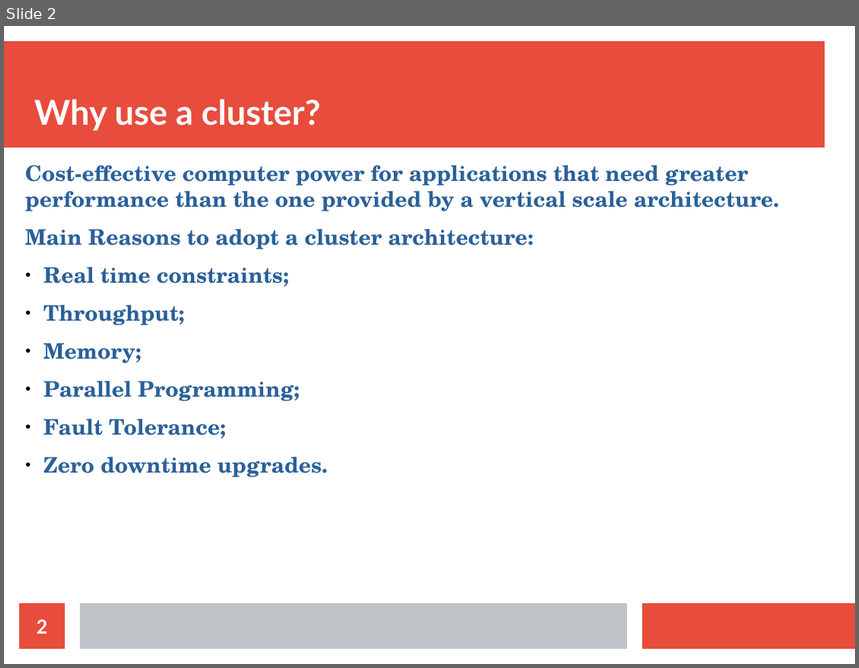
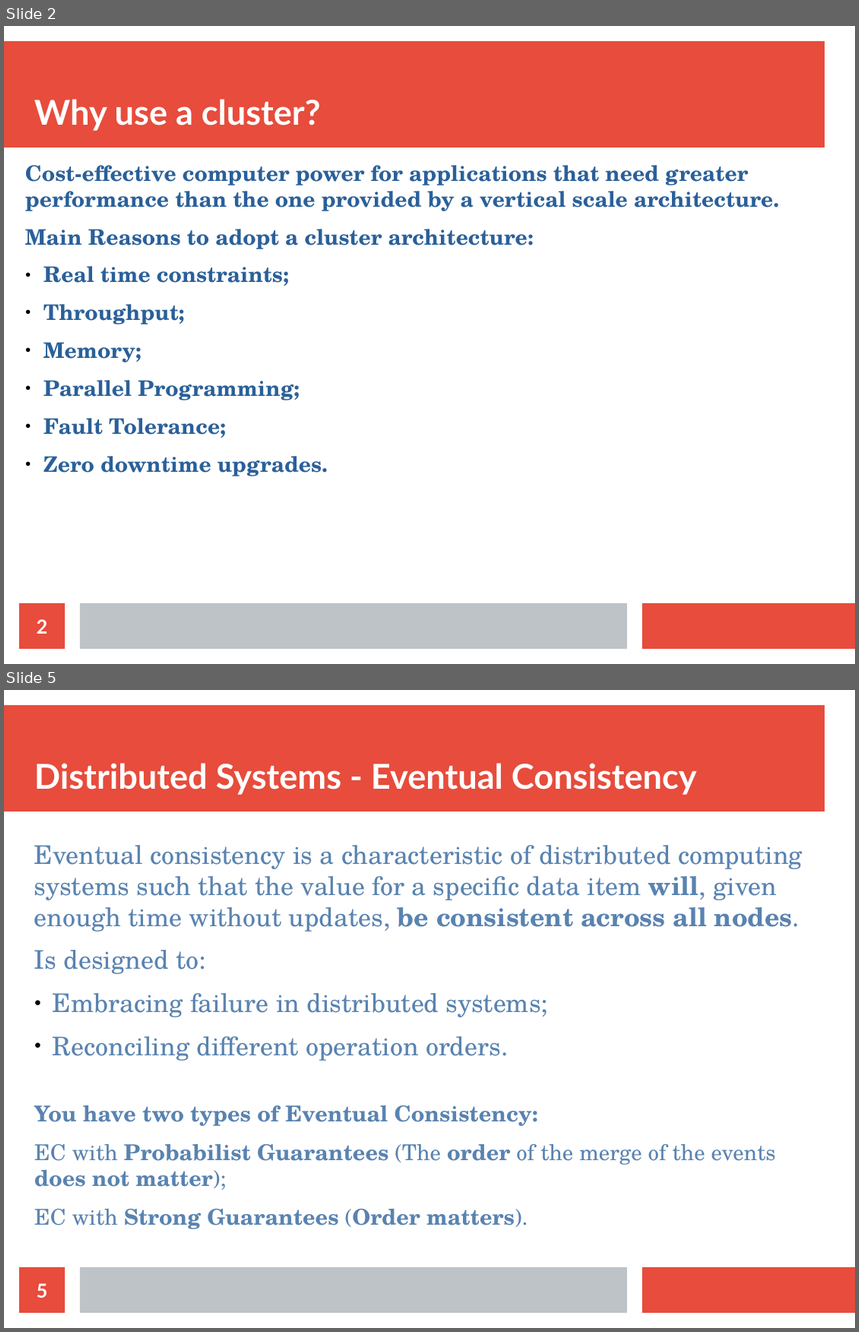
Before and after one commit to bytemania/akka-java-cluster, a slide deck: src/main/resources/res/presentation.odp. Shown one above the other, each under a label of ours: slide 2 before the commit, slides 2 and 5 after it; the slides between them are not shown. The pictures are 859x668 and 859x1332 pixels, drawn with LibreOffice and Linux fonts; fonts in the diff are those of the drawing. Boxes give left, top, right and bottom in pixels: in the first picture for what was removed or moved away, otherwise in the second. Text is boxed around its words. In the diff, an @@ line names an element or a change of style, - is before the commit and + after.

```diff
--- a/src/main/resources/res/presentation.odp
+++ b/src/main/resources/res/presentation.odp
@@ slide 5 added at [4,690,855,1328], background #FFFFFF; not listed: 3 template elements that a slide beside it also shows @@
@@ title added at [34,763,697,795], 32 pt, text #FFFFFF, bold @@
+Distributed Systems - Eventual Consistency
@@ text added at [34,845,803,1061], 24 pt, text #5983B0 @@
+Eventual consistency is a characteristic of distributed computing systems such that the value for a specific data item will, given enough time without updates, be consistent across all nodes.
+Is designed to:
+● Embracing failure in distributed systems;
+● Reconciling different operation orders.
@@ text added at [34,1106,776,1230], 20.4 pt, text #5983B0, bold @@
+You have two types of Eventual Consistency:
+EC with Probabilist Guarantees (The order of the merge of the events does not matter);
+EC with Strong Guarantees (Order matters).
@@ page number added at [19,1268,65,1313], fill #E74C3C, 18 pt, text #FFFFFF, bold @@
+5
```
Also in this commit, not shown: 14 slides changed, 22 other slides added, 2 other files.
